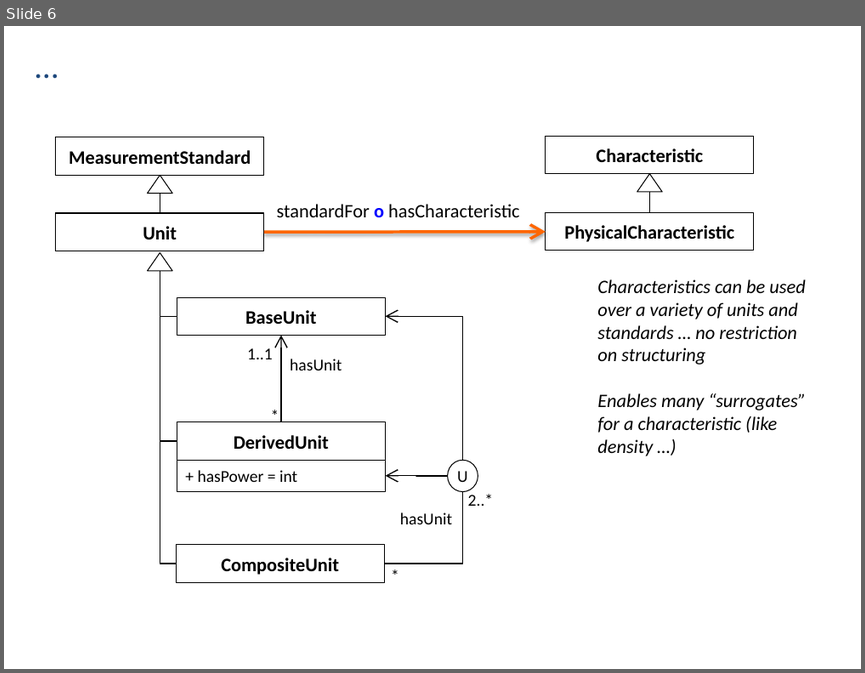
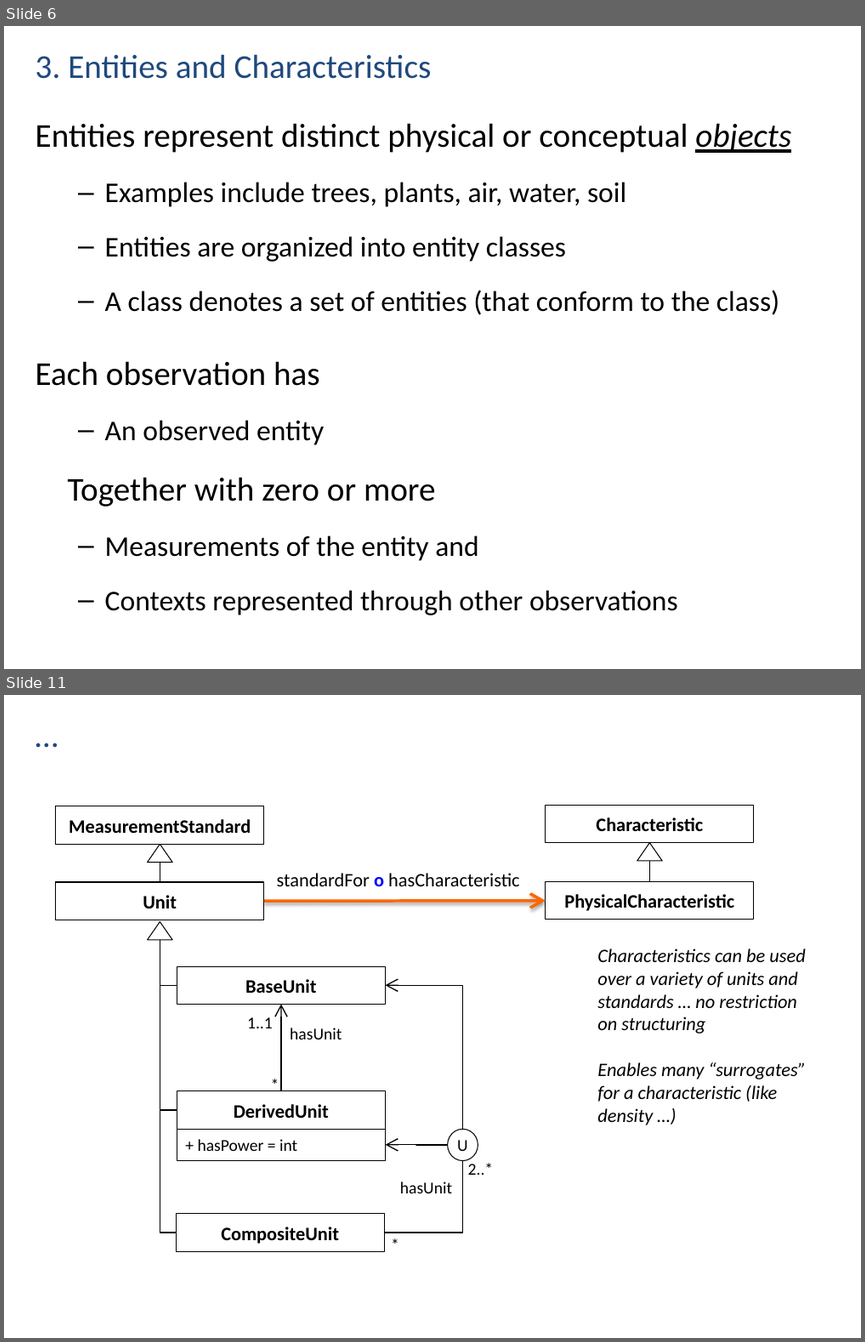
Before and after one commit to NCEAS/semtools, a slide deck: dev/oboe/docs/oboe-design-patterns.pptx. Shown one above the other, each under a label of ours: slide 6 before the commit, slides 6 and 11 after it; the slides between them are not shown. The pictures are 865x673 and 865x1342 pixels, drawn with LibreOffice and Linux fonts; fonts in the diff are those of the drawing. Boxes give left, top, right and bottom in pixels: in the first picture for what was removed or moved away, otherwise in the second. Text is boxed around its words. In the diff, an @@ line names an element or a change of style, - is before the commit and + after.

```diff
--- a/dev/oboe/docs/oboe-design-patterns.pptx
+++ b/dev/oboe/docs/oboe-design-patterns.pptx
@@ slide 6 added at box(4, 26, 861, 669), background #FFFFFF @@
@@ title added at box(35, 54, 432, 79), 28 pt, text #1F497D @@
+3. Entities and Characteristics
@@ text added at box(35, 123, 791, 615), 24 pt, text #000000 @@
+Entities represent distinct physical or conceptual objects
+  – Examples include trees, plants, air, water, soil
+  – Entities are organized into entity classes
+  – A class denotes a set of entities (that conform to the class)
+Each observation has
+  – An observed entity
+Together with zero or more
+  – Measurements of the entity and
+  – Contexts represented through other observations
@@ what was slide 6 is now slide 11 @@
```
Also in this commit, not shown: 5 slides changed, 4 other slides added.
